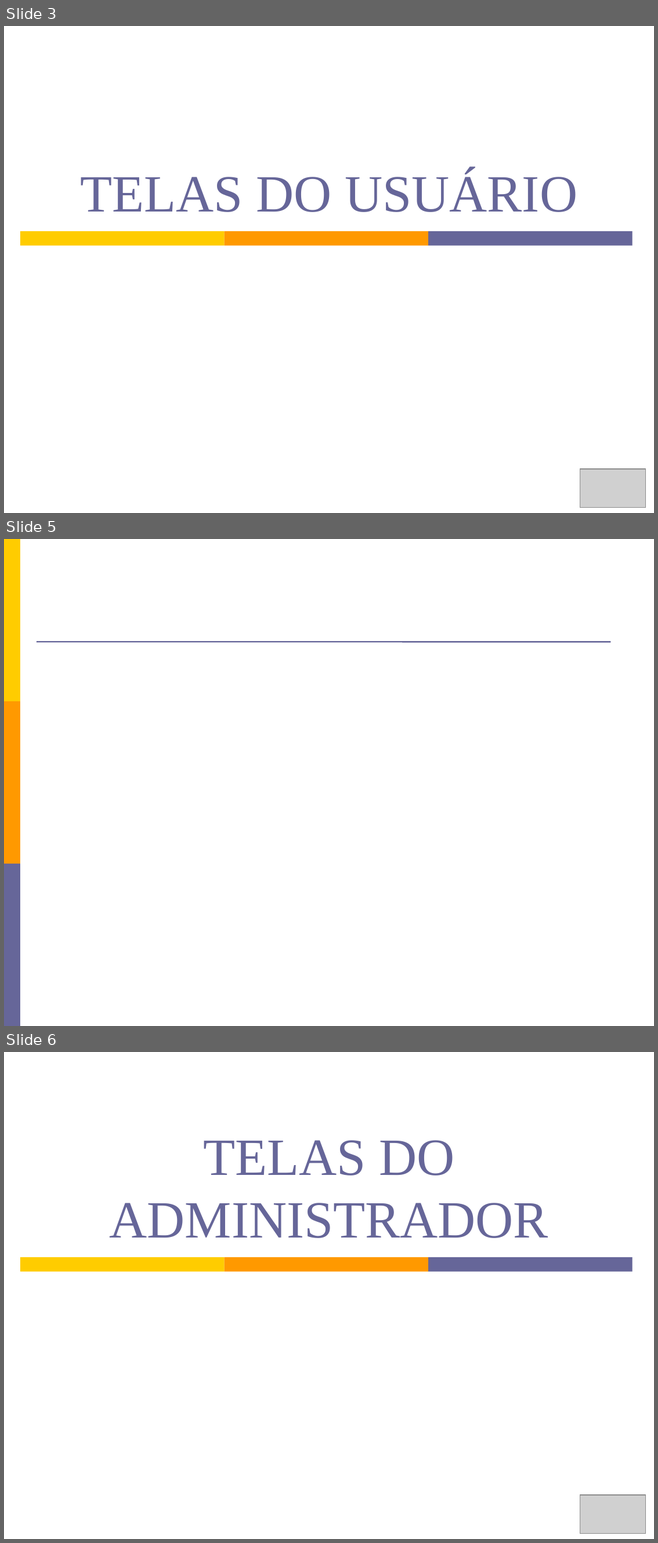
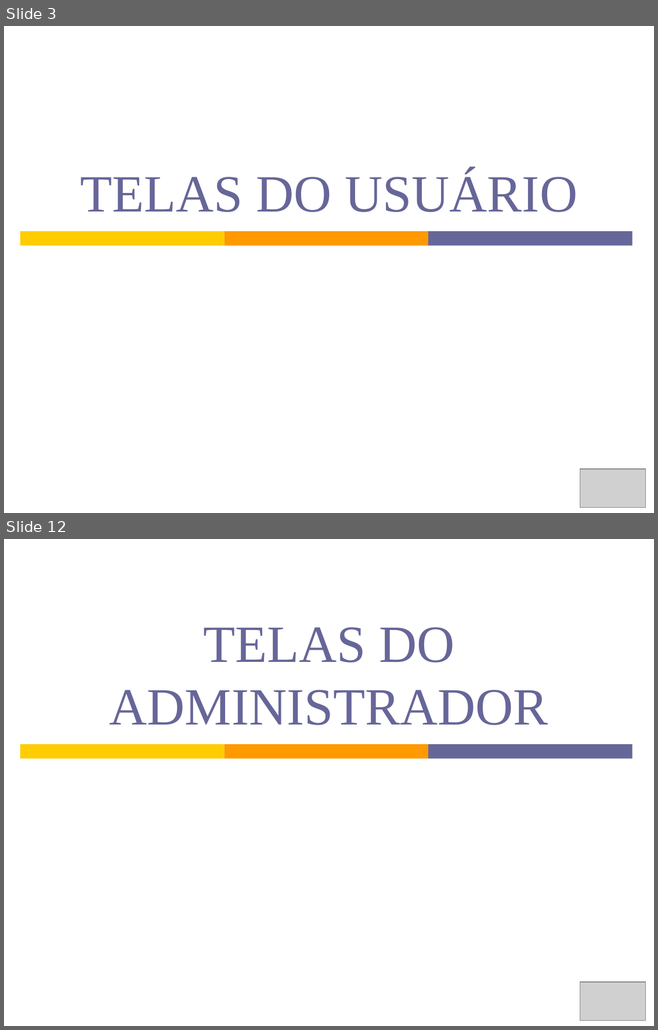
Before and after one commit to n-a-sistemas/ProjetoOng, a slide deck: CANTINHO FRATERNO.pptx. Shown one above the other, each under a label of ours: slides 3, 5 and 6 before the commit, slides 3 and 12 after it; the slides between them are not shown. The pictures are 658x1543 and 658x1030 pixels, drawn with LibreOffice and Linux fonts; fonts in the diff are those of the drawing; grey boxes stand for pictures. Boxes give left, top, right and bottom in pixels: in the first picture for what was removed or moved away, otherwise in the second. Text is boxed around its words. In the diff, an @@ line names an element or a change of style, - is before the commit and + after.

```diff
--- a/CANTINHO FRATERNO.pptx
+++ b/CANTINHO FRATERNO.pptx
@@ slide 5 removed at (x1=4, y1=539, x2=654, y2=1026), background #FFFFFF @@
@@ rectangle removed at (x1=4, y1=539, x2=20, y2=701) @@
@@ line removed from (36, 642) to (610, 642) @@
@@ rectangle removed at (x1=4, y1=701, x2=20, y2=864) @@
@@ rectangle removed at (x1=4, y1=864, x2=20, y2=1026) @@
@@ what was slide 6 is now slide 12 @@
```
Also in this commit, not shown: 4 slides changed, 13 slides added, 1 other slide removed.
